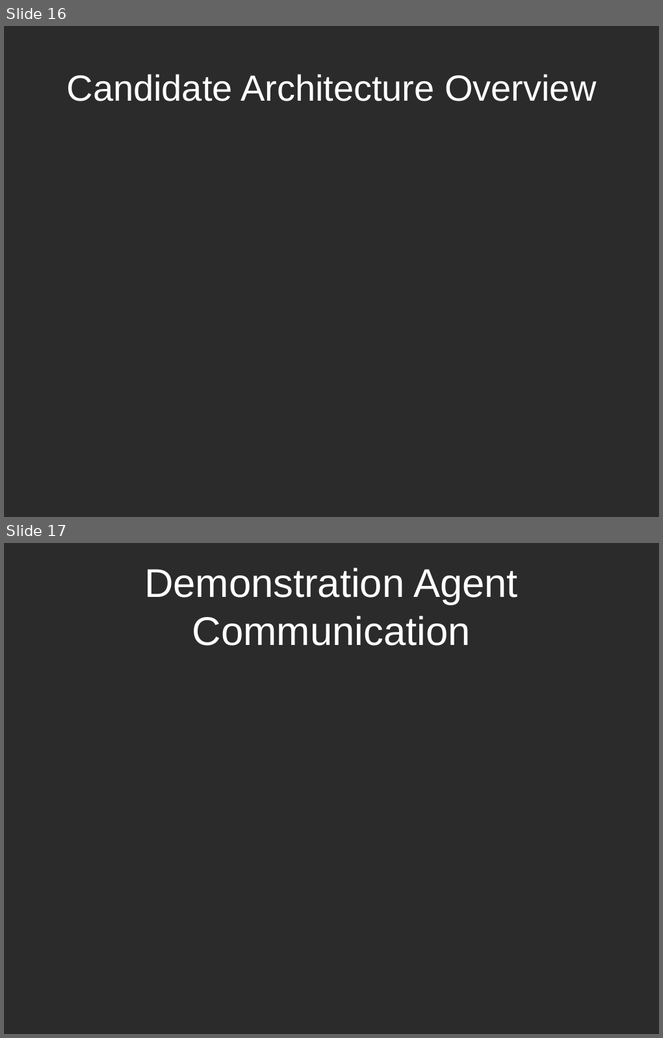
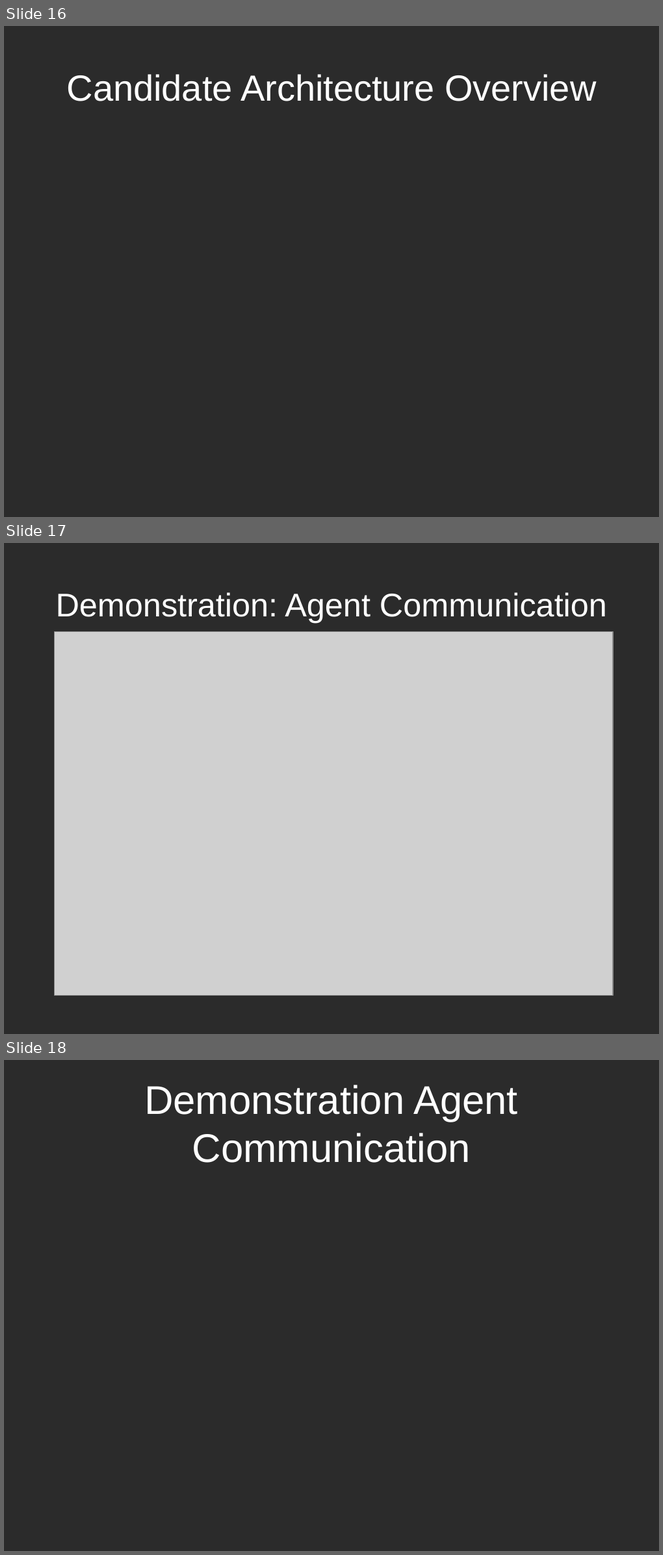
Before and after one commit to k0emt/macts, a slide deck: portfolio/PresentationInception.pptx. Shown one above the other, each under a label of ours: slides 16 and 17 before the commit, slides 16, 17 and 18 after it. The pictures are 663x1038 and 663x1555 pixels, drawn with LibreOffice and Linux fonts; fonts in the diff are those of the drawing; grey boxes stand for pictures; background and template pictures are left out; a plain dark background stands for a picture behind light text. Boxes give left, top, right and bottom in pixels: in the first picture for what was removed or moved away, otherwise in the second. Text is boxed around its words. In the diff, an @@ line names an element or a change of style, - is before the commit and + after.

```diff
--- a/portfolio/PresentationInception.pptx
+++ b/portfolio/PresentationInception.pptx
@@ slide 17 added at (x1=4, y1=543, x2=659, y2=1034), background picture (left out) @@
@@ title added at (x1=56, y1=592, x2=607, y2=623), 36 pt, text #FFFFFF @@
+Demonstration: Agent Communication
@@ picture added at (x1=55, y1=632, x2=613, y2=996) @@
@@ what was slide 17 is now slide 18 @@
```
Also in this commit, not shown: 1 other file.
